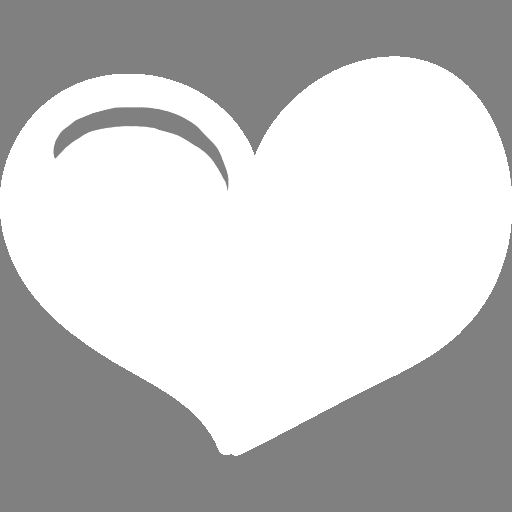
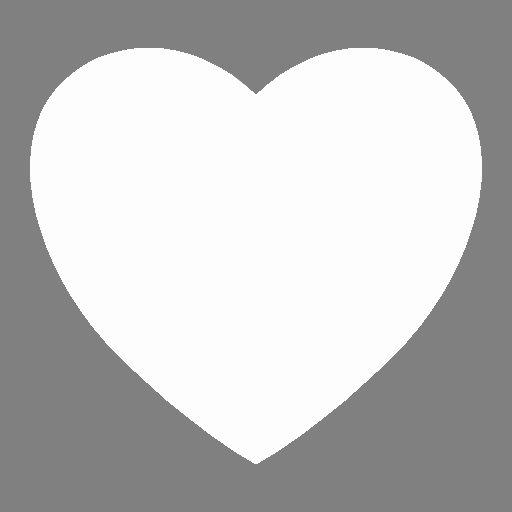
Layers edited between the first and the second 512x512 image:
added layer "Heart.png #1" (98%) above "Heart.png" over [30, 48, 482, 464]
painted on "Heart.png" over [0, 56, 512, 456]
